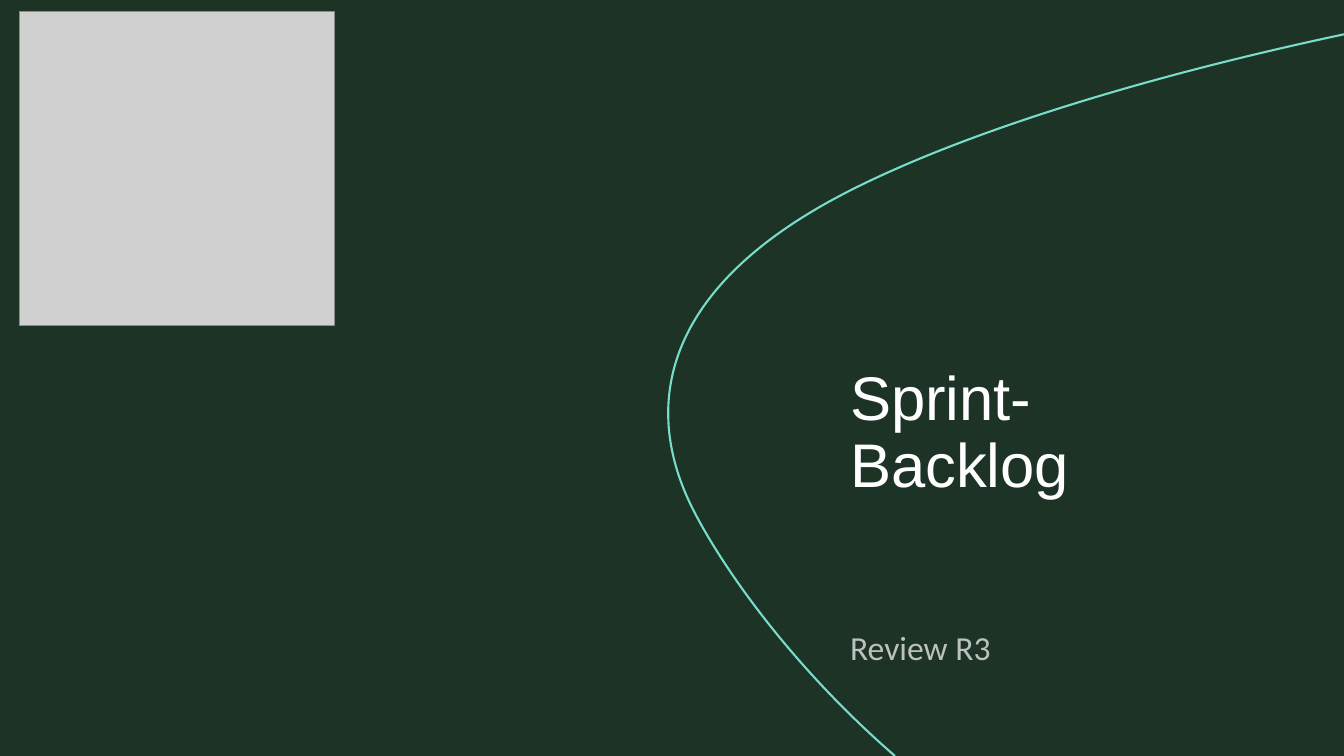
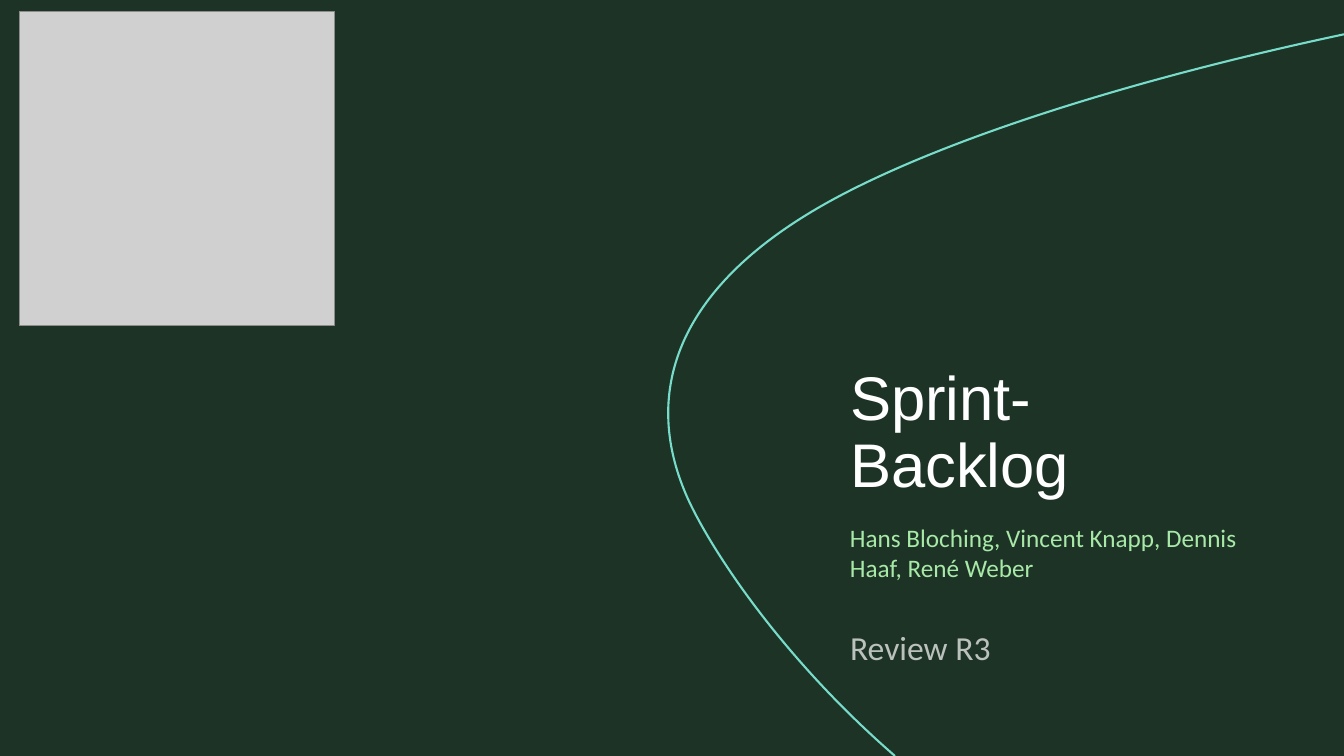
Before and after one commit to zIExpantion/ZumGelbenBach, a slide deck: slide 1 of Dokumente/Sprint-Backlog/Sprint-Backlog3.pptx. Drawn at 1344x756 pixels with LibreOffice and Linux fonts; fonts in the diff are those of the drawing; grey boxes stand for pictures; background and template pictures are left out. Boxes give left, top, right and bottom in pixels: in the first picture for what was removed or moved away, otherwise in the second. Text is boxed around its words. In the diff, an @@ line names an element or a change of style, - is before the commit and + after.

```diff
--- a/Dokumente/Sprint-Backlog/Sprint-Backlog3.pptx
+++ b/Dokumente/Sprint-Backlog/Sprint-Backlog3.pptx
@@ text added at (850,529,1236,580), 18 pt, text #A8E9A7 @@
+Hans Bloching, Vincent Knapp, Dennis Haaf, René Weber
```
Also in this commit, not shown: 5 other slides changed, 3 slides removed.
